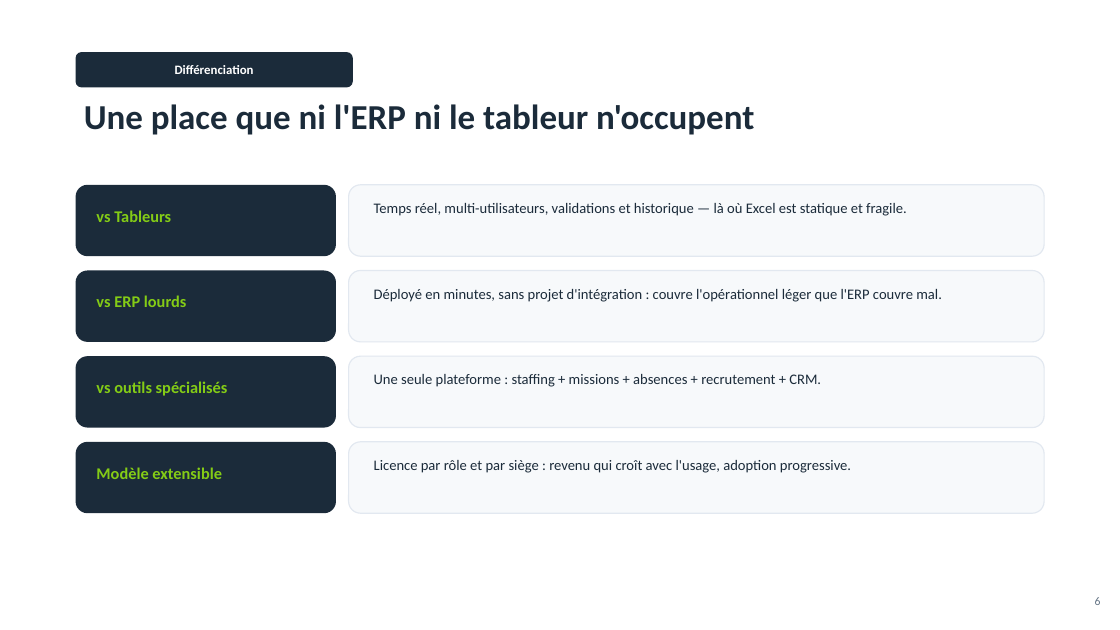
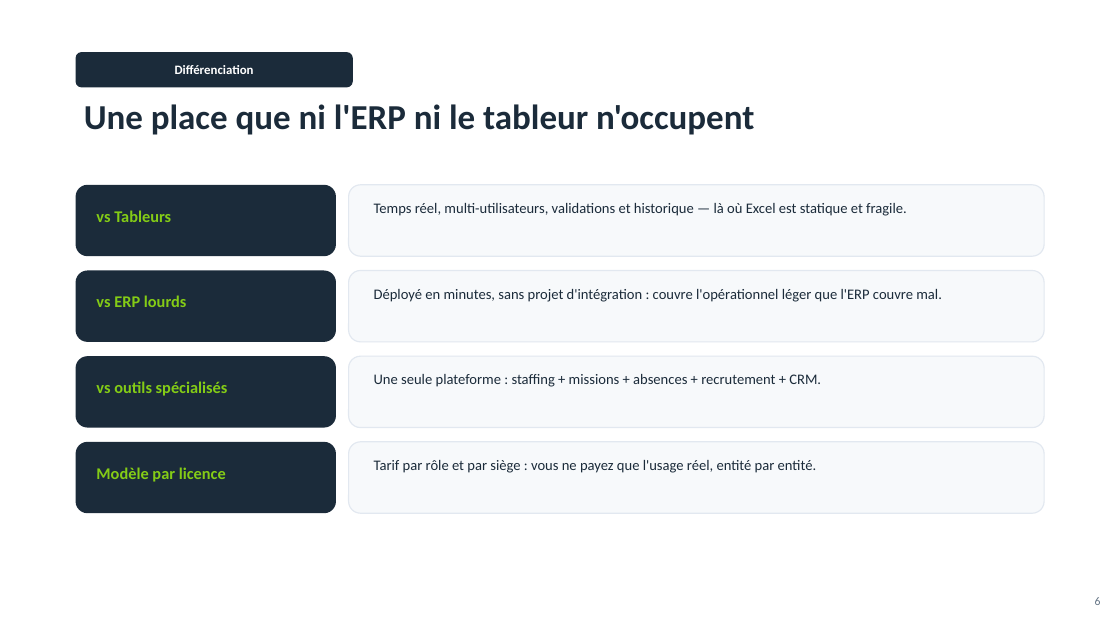
Before and after one commit to Charlesa6/esn-manager, a slide deck: slide 6 of deliverables/Konsilys_Pitch_CGI.pptx. Drawn at 1120x630 pixels with LibreOffice and Linux fonts; fonts in the diff are those of the drawing. Boxes give left, top, right and bottom in pixels: in the first picture for what was removed or moved away, otherwise in the second. Text is boxed around its words. In the diff, an @@ line names an element or a change of style, - is before the commit and + after.

```diff
--- a/deliverables/Konsilys_Pitch_CGI.pptx
+++ b/deliverables/Konsilys_Pitch_CGI.pptx
@@ text at [96, 467, 226, 482]: text changed @@
-Modèle extensible
+Modèle par licence
@@ text at [374, 460, 817, 473]: text changed @@
-Licence par rôle et par siège : revenu qui croît avec l'usage, adoption progressive.
+Tarif par rôle et par siège : vous ne payez que l'usage réel, entité par entité.
```
Also in this commit, not shown: 9 other slides changed, 3 slides added, 3 slides removed, 5 other files.
